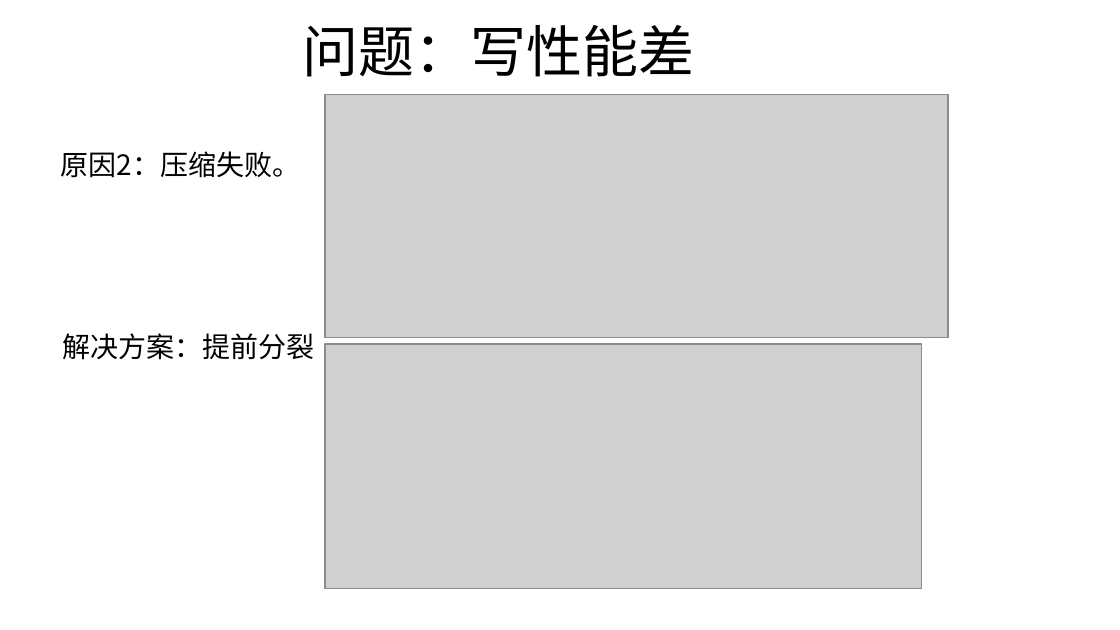
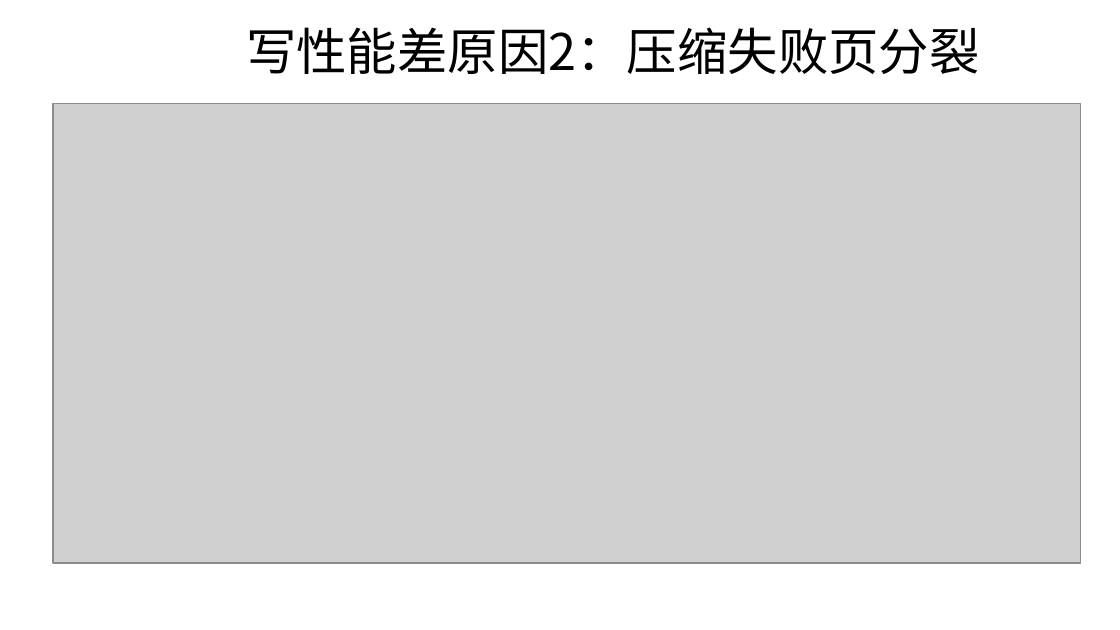
Before and after one commit to wisehead/techblog, a slide deck: slide 9 of database/MySQL/DTCC2019/DTCC2019_V0.14.pptx. Drawn at 1120x630 pixels with LibreOffice and Linux fonts; fonts in the diff are those of the drawing; grey boxes stand for pictures; background and template pictures are left out. Boxes give left, top, right and bottom in pixels: in the first picture for what was removed or moved away, otherwise in the second. Text is boxed around its words. In the diff, an @@ line names an element or a change of style, - is before the commit and + after.

```diff
--- a/database/MySQL/DTCC2019/DTCC2019_V0.14.pptx
+++ b/database/MySQL/DTCC2019/DTCC2019_V0.14.pptx
@@ title at [246,27,980,74]: text changed; size 36 to 32.4 pt @@
-问题：写性能差
+写性能差原因2：压缩失败页分裂
@@ picture added at [53,103,1080,563] @@
@@ picture removed at [325,94,948,337] @@
@@ text removed at [61,151,301,178] @@
-原因2：压缩失败。
@@ text removed at [63,333,315,360] @@
-解决方案：提前分裂
@@ picture removed at [325,344,922,588] @@
```
Also in this commit, not shown: 2 other slides changed, 1 slide added.
